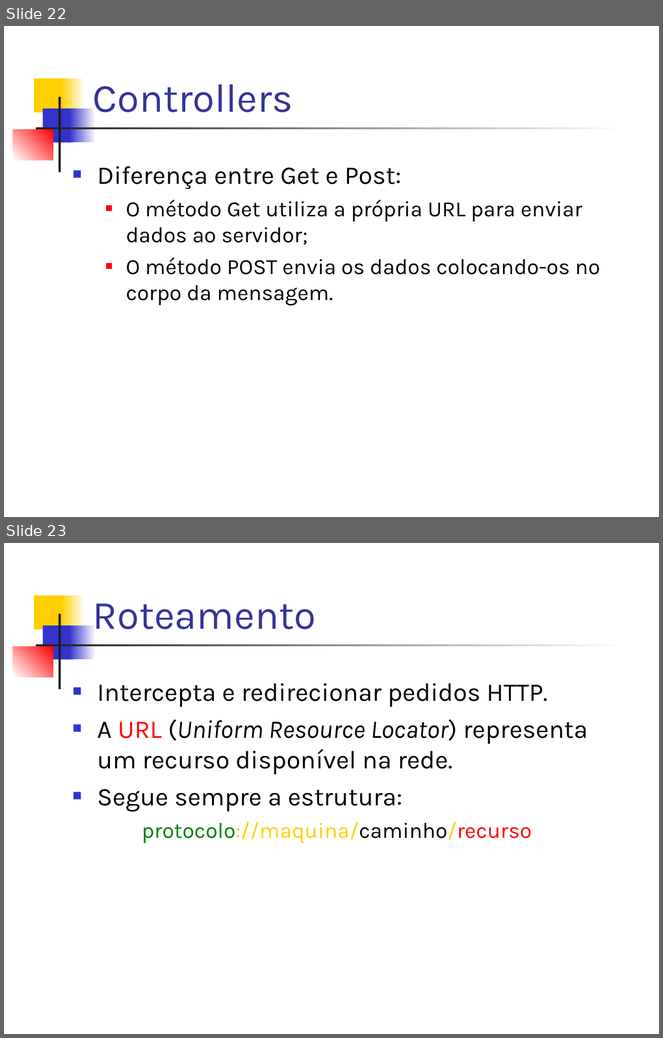
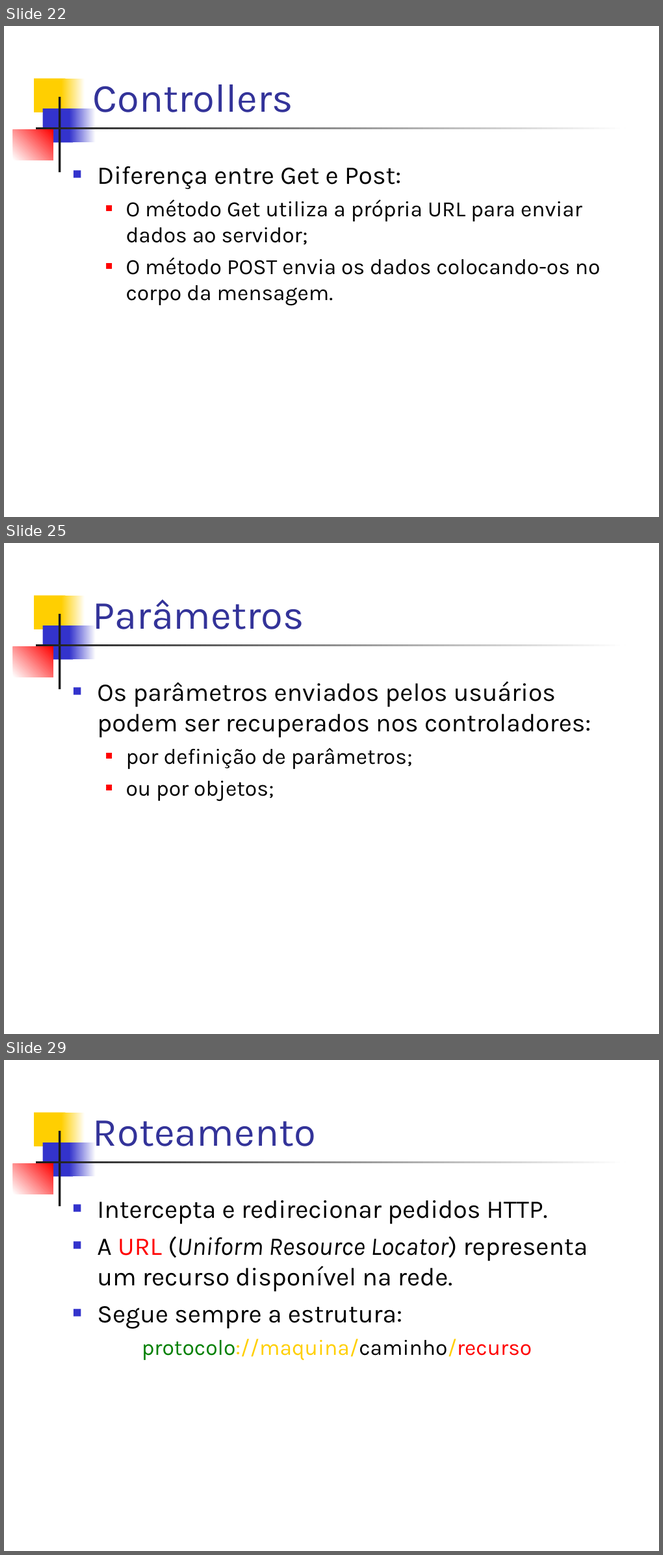
Before and after one commit to dssika/mini-curso-asp-net-mvc3, a slide deck: Slide/Mini Curso.ppt. Shown one above the other, each under a label of ours: slides 22 and 23 before the commit, slides 22, 25 and 29 after it; the slides between them are not shown. The pictures are 663x1038 and 663x1555 pixels, drawn with LibreOffice and Linux fonts; fonts in the diff are those of the drawing. Boxes give left, top, right and bottom in pixels: in the first picture for what was removed or moved away, otherwise in the second. Text is boxed around its words. In the diff, an @@ line names an element or a change of style, - is before the commit and + after.

```diff
--- a/Slide/Mini Curso.ppt
+++ b/Slide/Mini Curso.ppt
@@ slide 25 added at <box>4,543,659,1034</box>, background #FFFFFF; not listed: 7 template elements that a slide beside it also shows @@
@@ title added at <box>93,600,304,629</box>, 44 pt, text #333399 @@
+Parâmetros
@@ text added at <box>97,681,591,801</box>, 28 pt, text #000000 @@
+■ Os parâmetros enviados pelos usuários podem ser recuperados nos controladores:
+  ■ por definição de parâmetros;
+  ■ ou por objetos;
@@ what was slide 23 is now slide 29 @@
```
Also in this commit, not shown: 5 other slides added.
